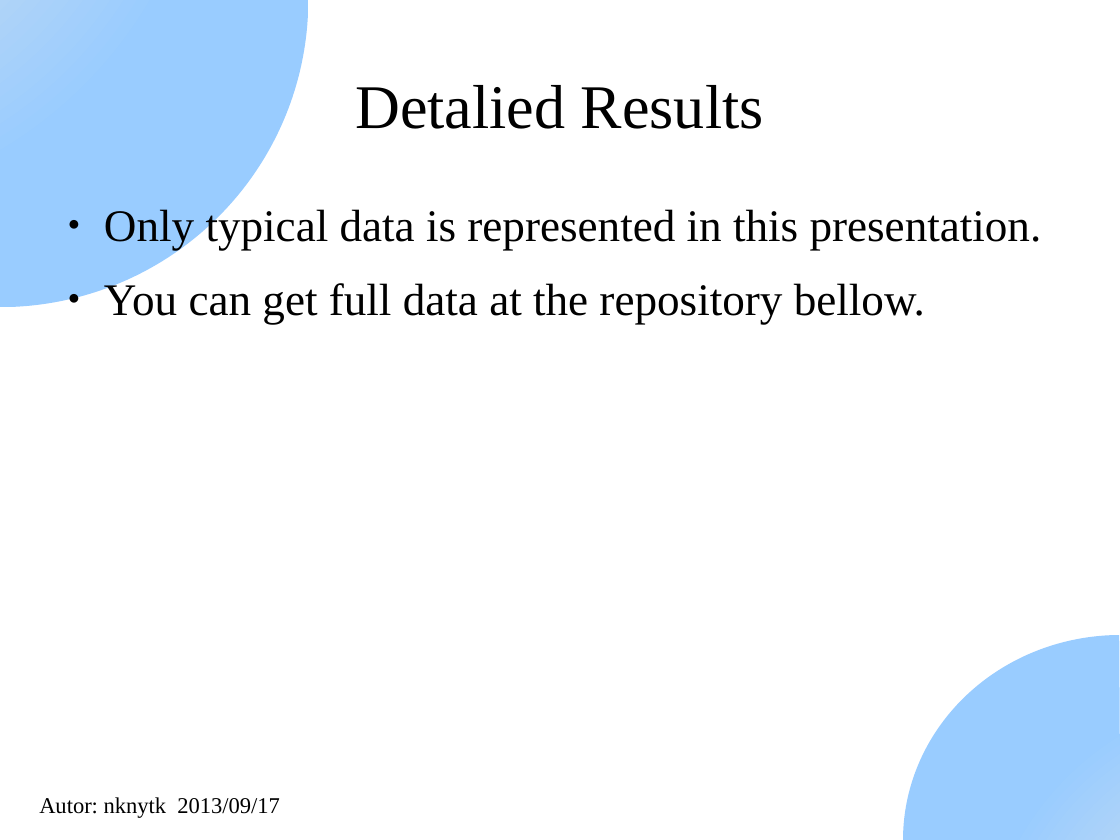
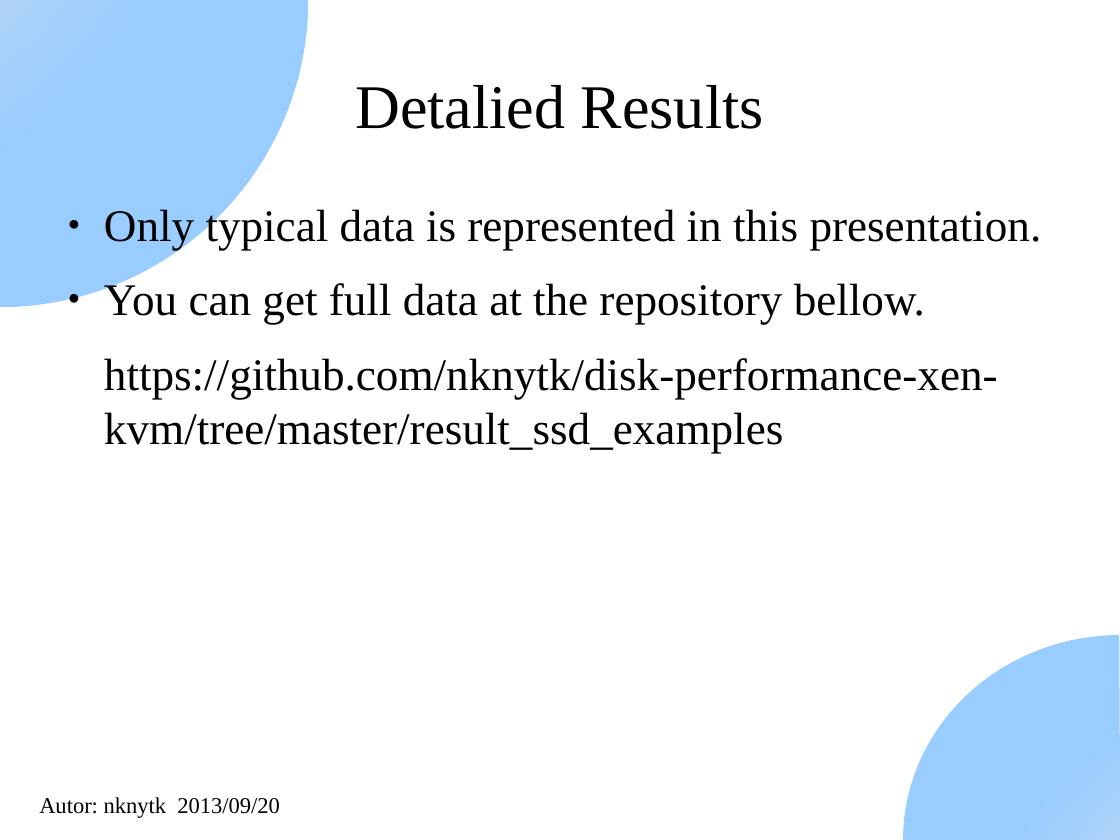
Before and after one commit to nknytk/disk-performance-xen-kvm, a slide deck: slide 32 of DiskPerformanceXenAndKvm.odp (slide 31 before the commit). Drawn at 1120x840 pixels with LibreOffice and Linux fonts; fonts in the diff are those of the drawing. Boxes give left, top, right and bottom in pixels: in the first picture for what was removed or moved away, otherwise in the second. Text is boxed around its words. In the diff, an @@ line names an element or a change of style, - is before the commit and + after.

Commit message:
Added github url to the presentation

```diff
--- a/DiskPerformanceXenAndKvm.odp
+++ b/DiskPerformanceXenAndKvm.odp
@@ text at box(104, 358, 998, 453): paragraph added @@
+https://github.com/nknytk/disk-performance-xen-kvm/tree/master/result_ssd_examples
@@ text at box(39, 797, 280, 818): text changed @@
-Autor: nknytk 2013/09/17
+Autor: nknytk 2013/09/20
```
Also in this commit, not shown: 50 other slides changed, 1 slide added.
